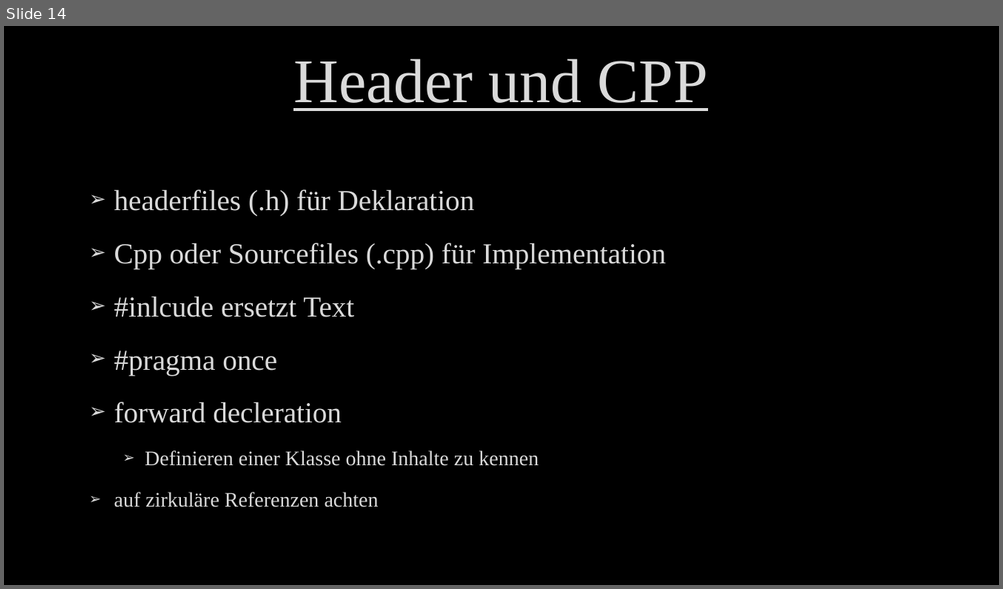
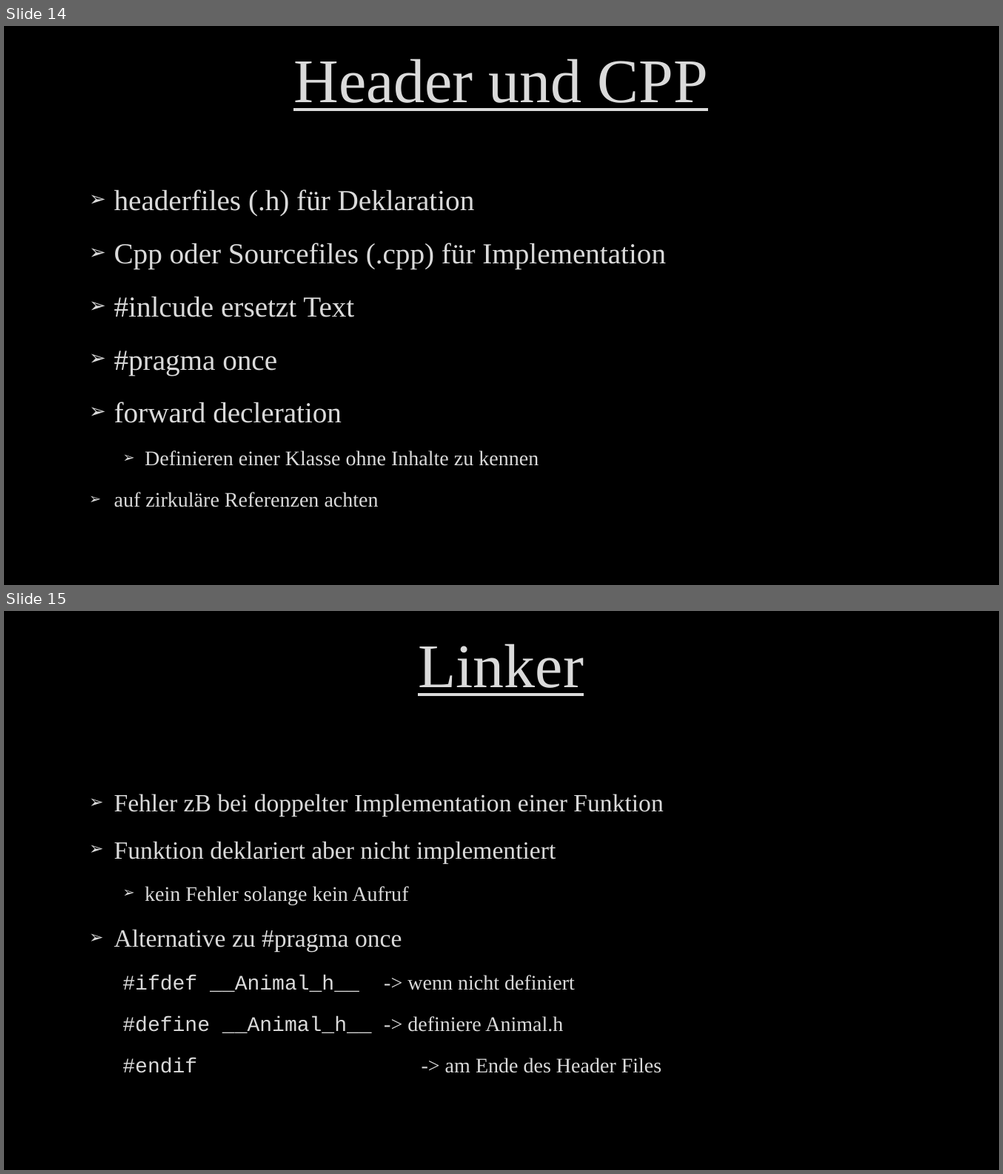
Before and after one commit to M2vH/GPA4300_0318, a slide deck: Document/Programmieren Grundlagen 2.pptx. Shown one above the other, each under a label of ours: slide 14 before the commit, slides 14 and 15 after it. The pictures are 1003x589 and 1003x1174 pixels, drawn with LibreOffice and Linux fonts; fonts in the diff are those of the drawing; background and template pictures are left out. Boxes give left, top, right and bottom in pixels: in the first picture for what was removed or moved away, otherwise in the second. Text is boxed around its words. In the diff, an @@ line names an element or a change of style, - is before the commit and + after.

```diff
--- a/Document/Programmieren Grundlagen 2.pptx
+++ b/Document/Programmieren Grundlagen 2.pptx
@@ slide 15 added at bbox=[4, 611, 999, 1170], background picture (left out) @@
@@ title added at bbox=[418, 644, 583, 696], 60 pt, text #DADADA, underline @@
+Linker
@@ text added at bbox=[114, 794, 663, 1073], 20 pt, text #DADADA @@
+➢ Fehler zB bei doppelter Implementation einer Funktion
+➢ Funktion deklariert aber nicht implementiert
+  ➢ kein Fehler solange kein Aufruf
+➢ Alternative zu #pragma once
+  #ifdef __Animal_h__ -> wenn nicht definiert
+  #define __Animal_h__ -> definiere Animal.h
+  #endif -> am Ende des Header Files
```
Also in this commit, not shown: 7 other slides added, 20 other files.
